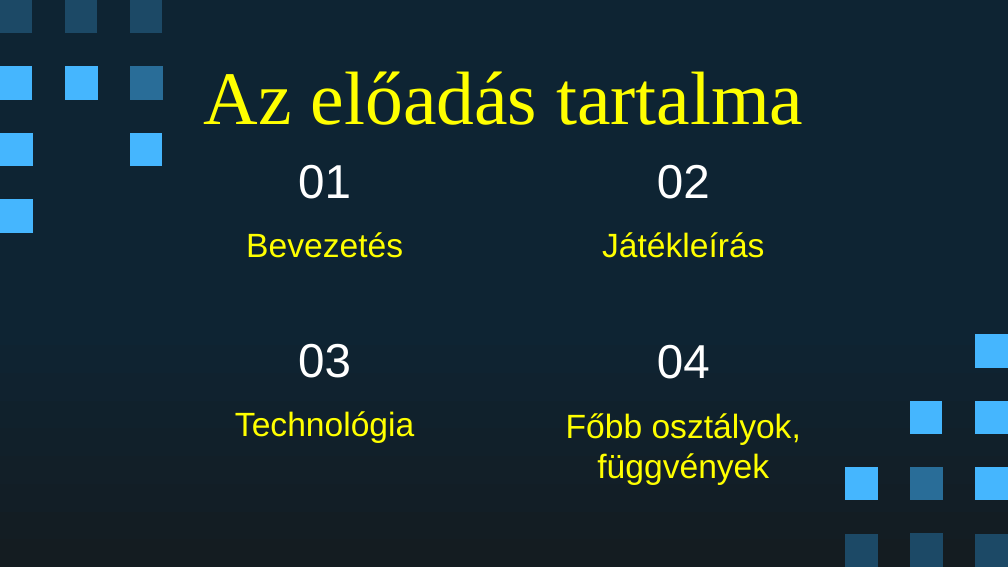
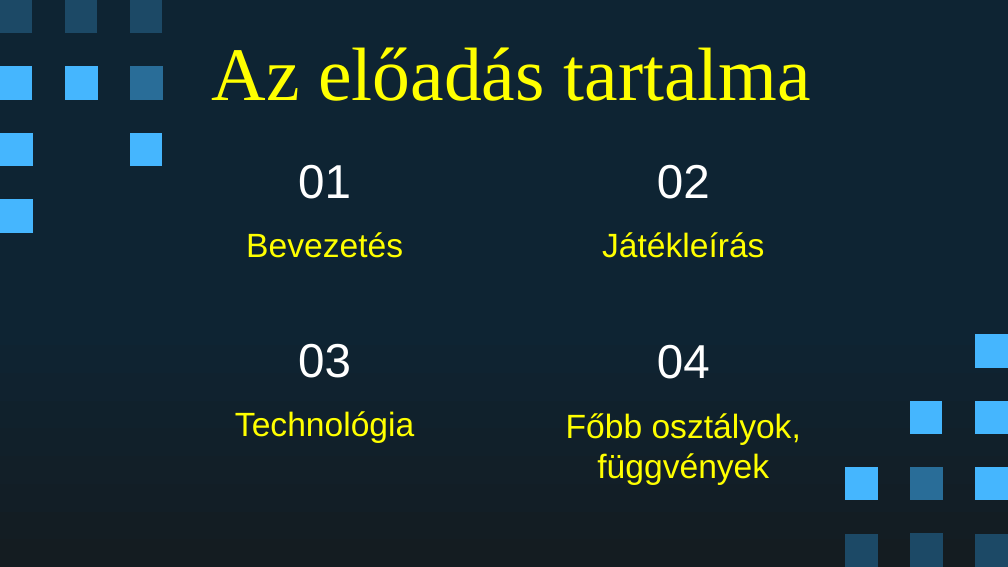
Before and after one commit to Bence9/ZombieShooter, a slide deck: slide 2 of ZombieShooter.pptx. Drawn at 1008x567 pixels with LibreOffice and Linux fonts; fonts in the diff are those of the drawing. Boxes give left, top, right and bottom in pixels: in the first picture for what was removed or moved away, otherwise in the second. Text is boxed around its words. In the diff, an @@ line names an element or a change of style, - is before the commit and + after.

```diff
--- a/ZombieShooter.pptx
+++ b/ZombieShooter.pptx
@@ title "Az előadás tartalma": place and size @@
-title "Az előadás tartalma" at [204, 71, 803, 125]
+title "Az előadás tartalma" at [211, 47, 811, 101]
```
Also in this commit, not shown: 3 other slides changed, 1 slide added.
